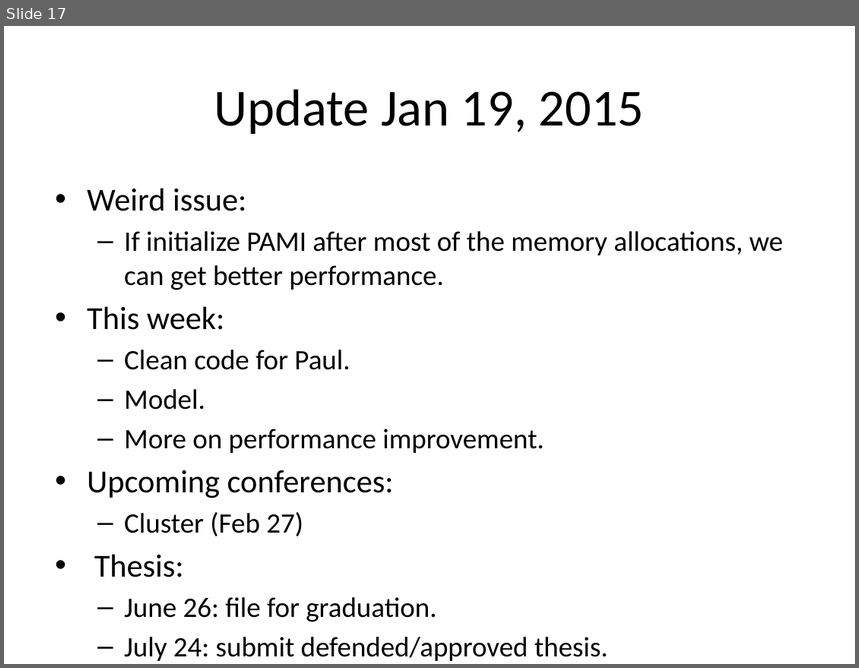
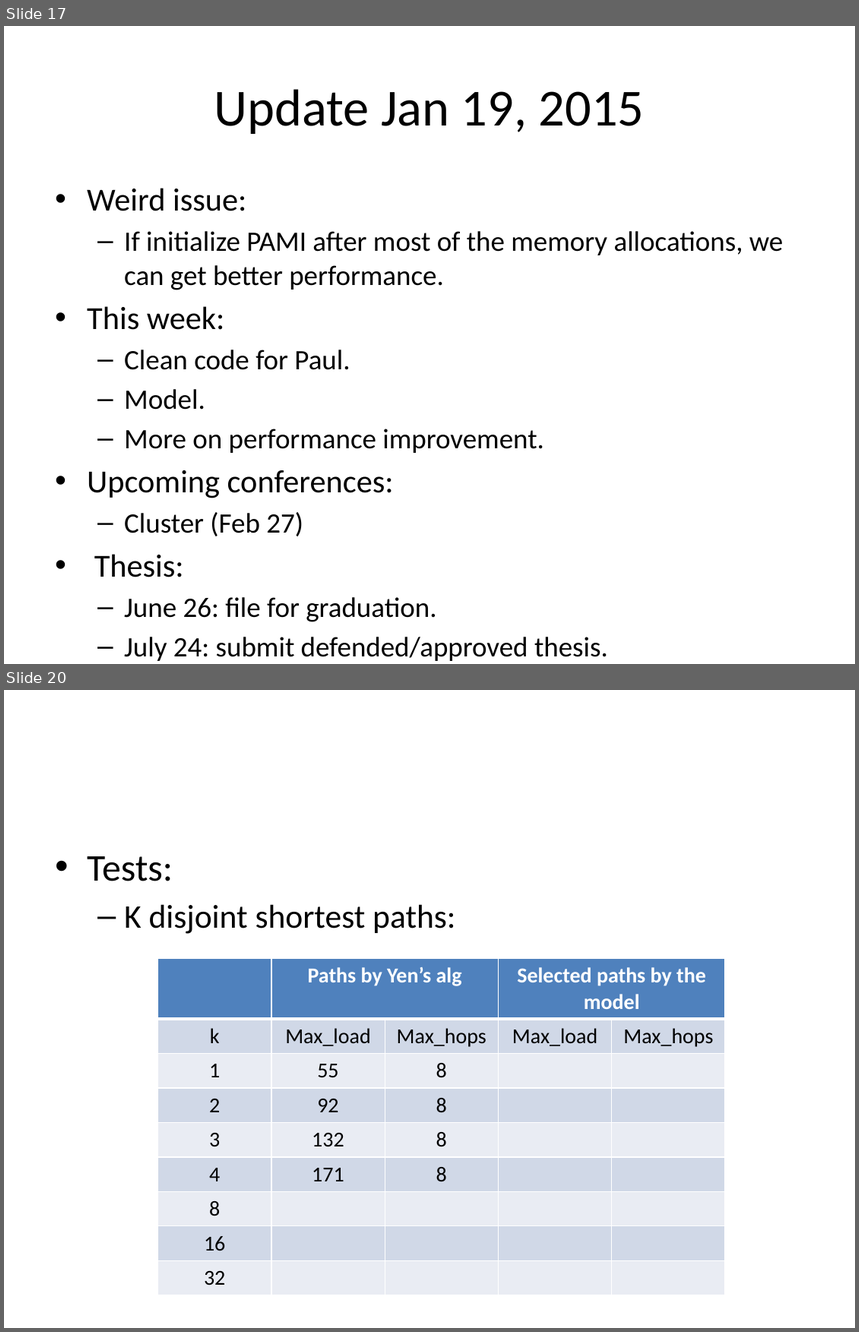
Before and after one commit to huyba/optiq, a slide deck: docs/argonne_weekly_update.pptx. Shown one above the other, each under a label of ours: slide 17 before the commit, slides 17 and 20 after it; the slides between them are not shown. The pictures are 859x668 and 859x1332 pixels, drawn with LibreOffice and Linux fonts; fonts in the diff are those of the drawing. Boxes give left, top, right and bottom in pixels: in the first picture for what was removed or moved away, otherwise in the second. Text is boxed around its words. In the diff, an @@ line names an element or a change of style, - is before the commit and + after.

```diff
--- a/docs/argonne_weekly_update.pptx
+++ b/docs/argonne_weekly_update.pptx
@@ slide 20 added at (x1=4, y1=690, x2=855, y2=1328), background #FFFFFF @@
@@ text added at (x1=87, y1=856, x2=455, y2=934), 28 pt, text #000000 @@
+• Tests:
+  – K disjoint shortest paths:
@@ table added at (x1=158, y1=959, x2=724, y2=1294), 9 rows, 5 columns @@
+ | Paths by Yen’s alg |  | Selected paths by the model | 
+k | Max_load | Max_hops | Max_load | Max_hops
+1 | 55 | 8 |  | 
+2 | 92 | 8 |  | 
+3 | 132 | 8 |  | 
+4 | 171 | 8 |  | 
+8 |  |  |  | 
+16 |  |  |  | 
+32 |  |  |  | 
```
Also in this commit, not shown: 2 other slides added, 1 other file.
